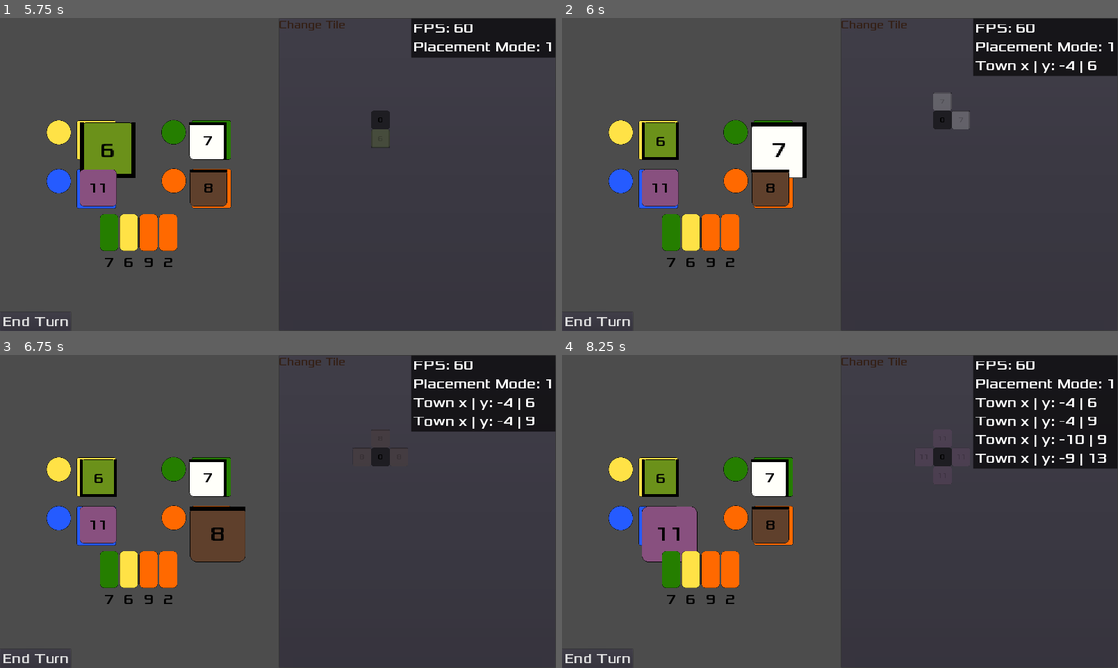
Above: before the commit, frames 1-4 (two rows, left to right).
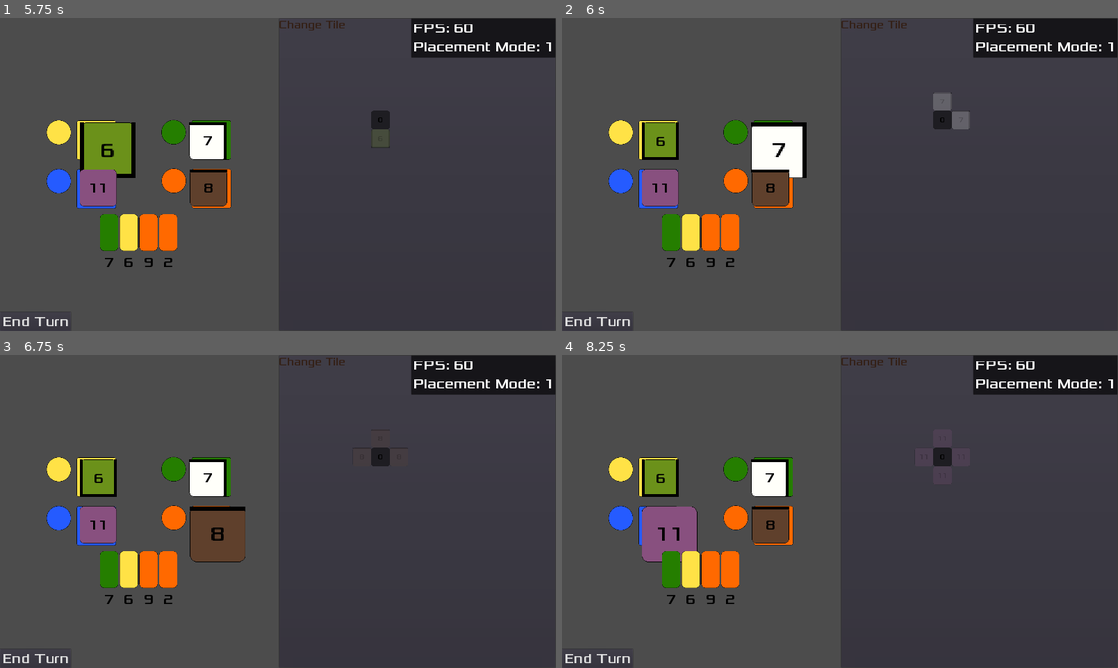
Above: after the commit, the same moments.

Repository: Structed/alcaramba
Game: Godot game, scene res://Drawable/MainMenu/MainMenu.tscn
Two runs of this game, one before a commit and one after it. Both use one fixed random seed, a clock stepped at 60 frames per second and the inputs below.
Inputs:
- Up to frame 1 (5.75 s): click "New Game" at 0.5 s; click "Start Game" at 1.25 s; click "7" at 2 s; click "6" at 2.75 s; click "9" at 3.5 s; click "2" at 4.25 s; click "6" at 5 s
- Up to frame 2 (6 s): click "7" at 5.75 s
- Up to frame 3 (6.75 s): click "8" at 6.5 s
- Up to frame 4 (8.25 s): click "11" at 7.25 s; click "6" at 8 s

Frame 1 is identical in both runs. In frame 2, 1.5% of the frame differs, in the area x 74-100%, y 12-19%; in frame 3, 3.0%; in frame 4, 6.1%, in the area x 74-100%, y 12-37%.

Commit message:
fix: input handling for Town
Use `_unhandled_input()` instead of re-checking every input with `_input()` on Town. This fixes that Town received clicks from everywhere, even through other controls (which should nto happen)

When drawing tiles, set their mouse_filter to IGNORE

Diff:
--- a/src/alcaramba/Drawable/Town/Town.gd
+++ b/src/alcaramba/Drawable/Town/Town.gd
@@ -52,7 +52,7 @@
 	OverlayDebugInfo.set_label("PlacementMode",  "Placement Mode: "+ _placement_mode as String)
 
 
-func _input(event):
+func _unhandled_input(event: InputEvent):
 	# if _placement_mode is set for placing or removing
 	if _placement_mode != 0:
 		# if mouse is pressed
@@ -284,6 +284,10 @@
 	var world_position = tile_map.map_to_world(Vector2(x, y))
 	tile_node.set_position(world_position)
 	tile_node.set_scale(Vector2(0.5, 0.5))
+
+	# Do not capture mouse clicks, as the clicks will be handled by the TileMap
+	tile_node.mouse_filter = Control.MOUSE_FILTER_IGNORE
+
 	tile_map.add_child(tile_node)
 
 
